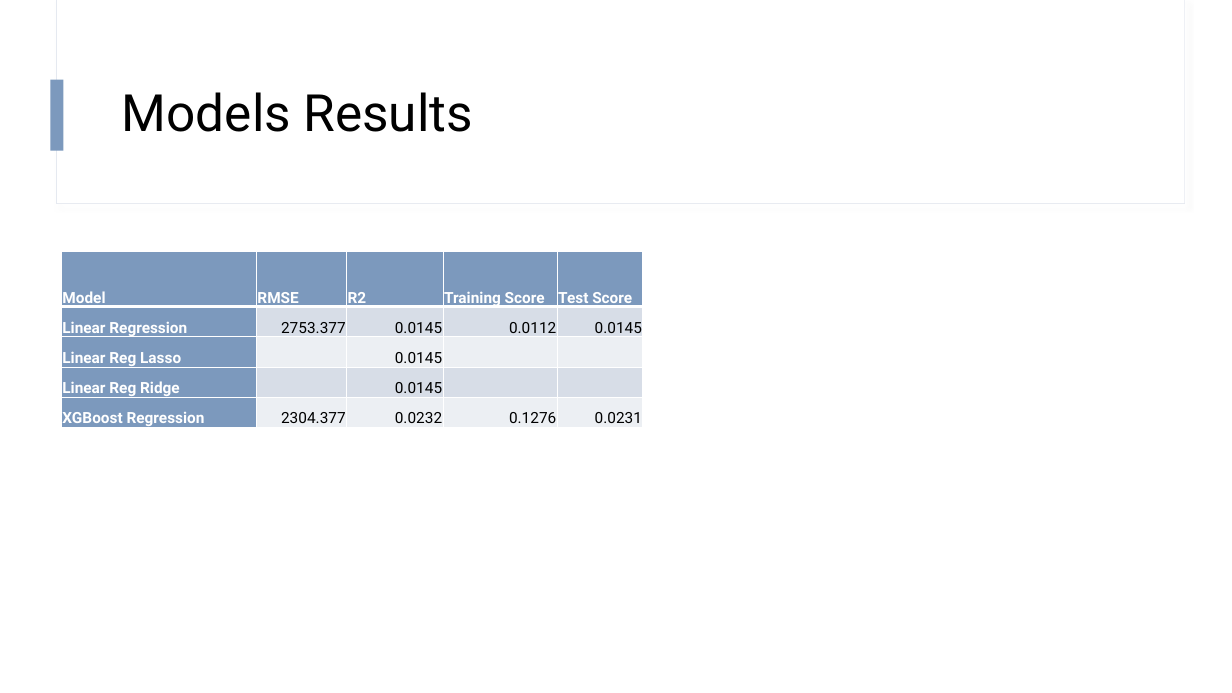
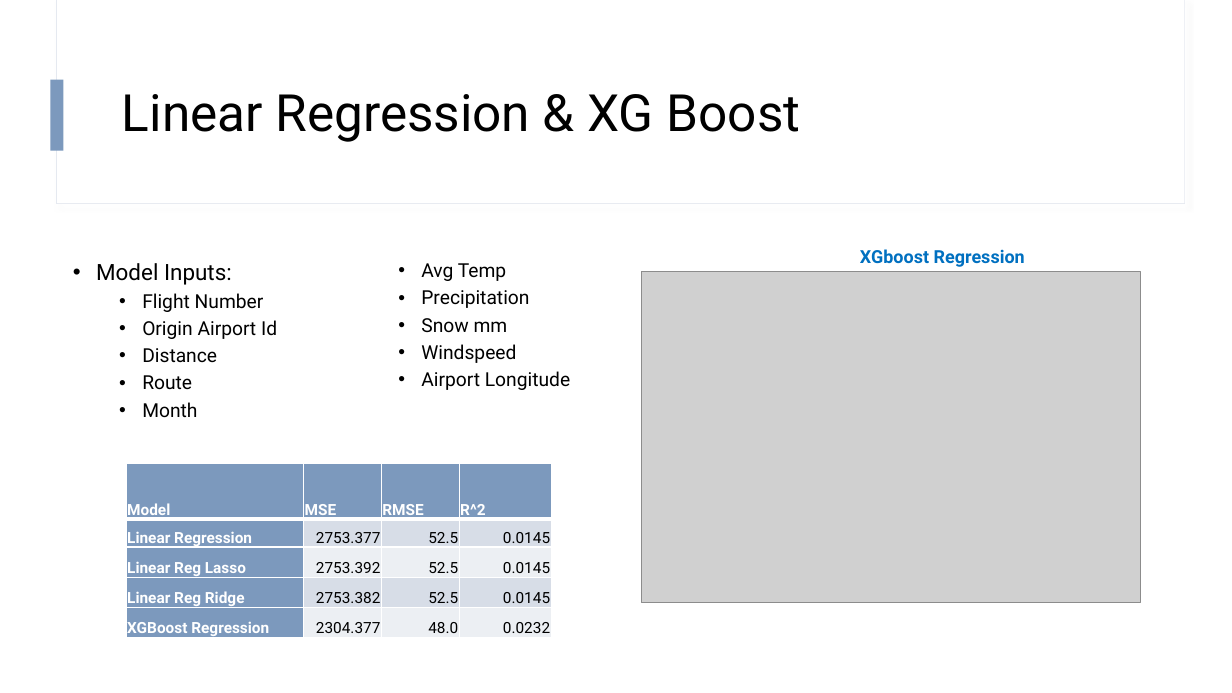
Before and after one commit to hapl/predict-flight-delays, a slide deck: slide 10 of output/presentation/Project_presentation_v2.pptx (slide 12 before the commit). Drawn at 1232x693 pixels with LibreOffice and Linux fonts; fonts in the diff are those of the drawing; grey boxes stand for pictures. Boxes give left, top, right and bottom in pixels: in the first picture for what was removed or moved away, otherwise in the second. Text is boxed around its words. In the diff, an @@ line names an element or a change of style, - is before the commit and + after.

```diff
--- a/output/presentation/Project_presentation_v2.pptx
+++ b/output/presentation/Project_presentation_v2.pptx
@@ title at (x1=122, y1=94, x2=801, y2=142): text changed @@
-Models Results
+Linear Regression & XG Boost
@@ text added at (x1=96, y1=263, x2=570, y2=418), 15 pt, text #000000 @@
+• Model Inputs:
+  • Flight Number
+  • Origin Airport Id
+  • Distance
+  • Route
+  • Month
+  • Avg Temp
+  • Precipitation
+  • Snow mm
+  • Windspeed
+  • Airport Longitude
@@ text added at (x1=860, y1=249, x2=1025, y2=267), 14 pt, text #0070C0, bold @@
+XGboost Regression
@@ picture added at (x1=641, y1=272, x2=1141, y2=603) @@
@@ table at (x1=127, y1=463, x2=551, y2=642) @@
-column 2: RMSE | 2753.377 |  |  | 2304.377
-column 3: R2 | 0.0145 | 0.0145 | 0.0145 | 0.0232
-column 4: Training Score | 0.0112 |  |  | 0.1276
-column 5: Test Score | 0.0145 |  |  | 0.0231
+column 2: MSE | 2753.377 | 2753.392 | 2753.382 | 2304.377
+column 3: RMSE | 52.5 | 52.5 | 52.5 | 48.0
+column 4: R^2 | 0.0145 | 0.0145 | 0.0145 | 0.0232
@@ table resized from (x1=61, y1=251, x2=643, y2=432) to (x1=127, y1=463, x2=551, y2=642) @@
```
Also in this commit, not shown: 5 other slides changed, 1 slide added, 2 slides removed.
